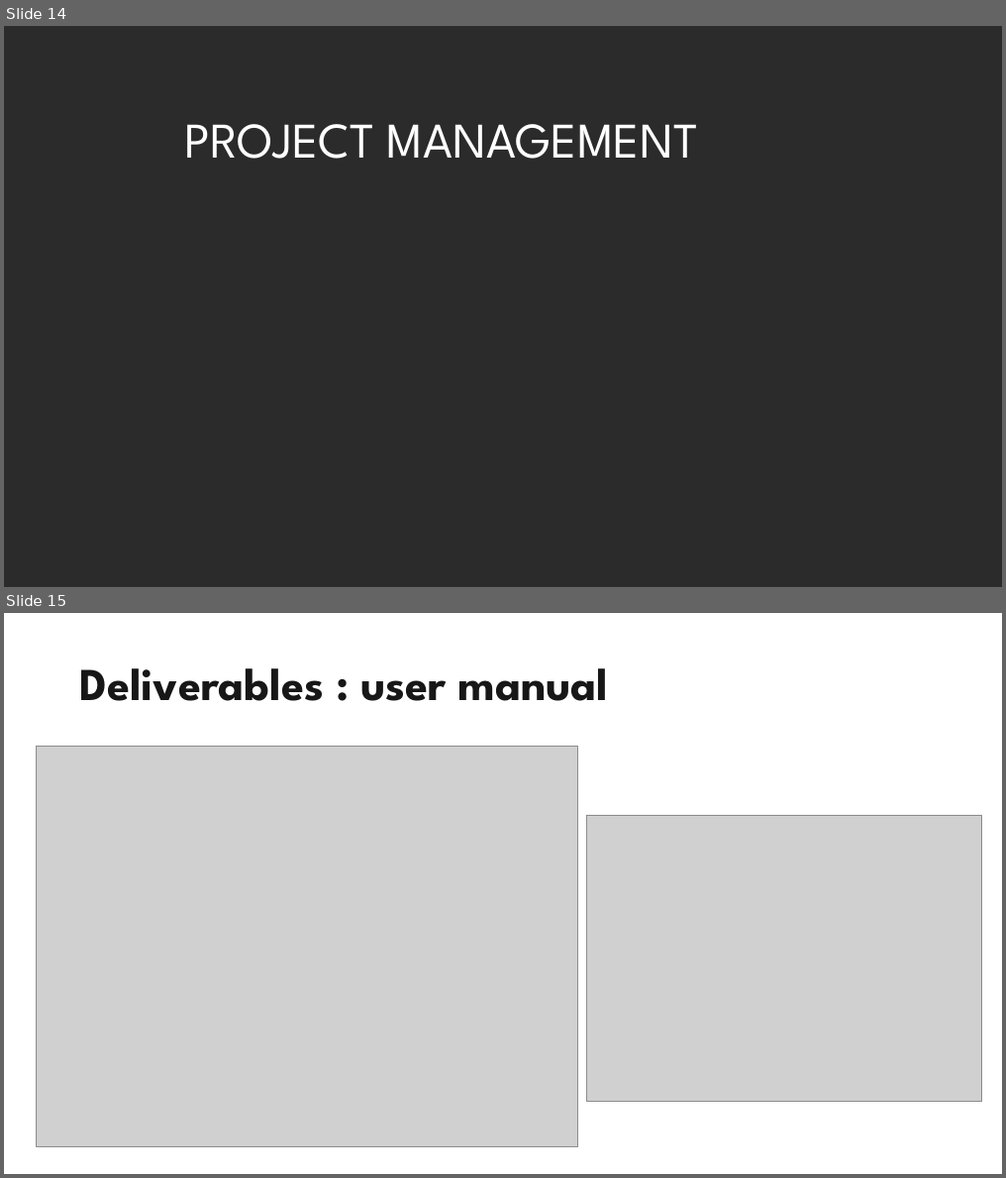
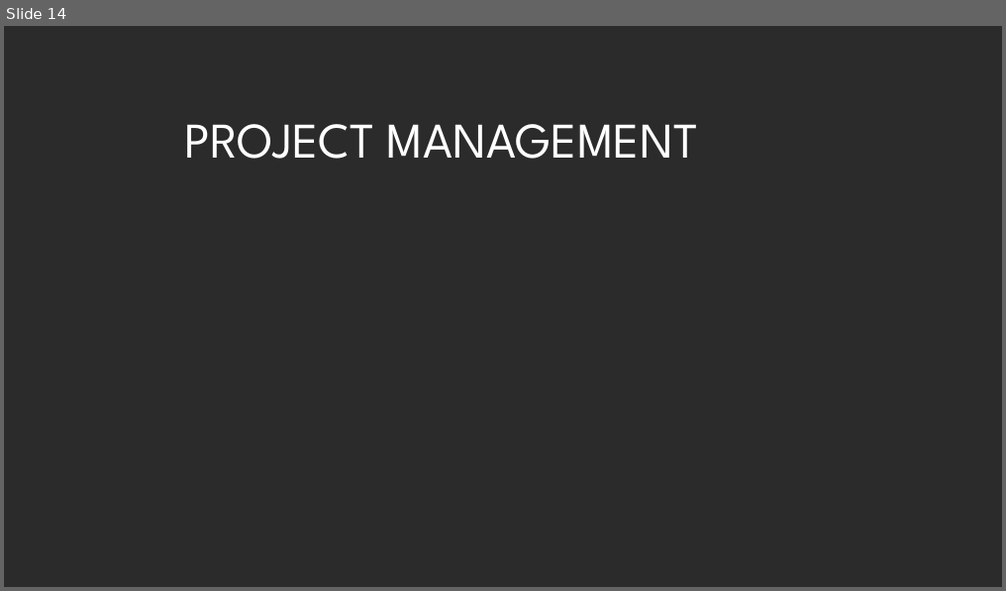
Before and after one commit to stef-ang/pointschool, a slide deck: dokumen/PointerSchool.pptx. Shown one above the other, each under a label of ours: slides 14 and 15 before the commit, slide 14 after it. The pictures are 1006x1178 and 1006x591 pixels, drawn with LibreOffice and Linux fonts; fonts in the diff are those of the drawing; grey boxes stand for pictures; background and template pictures are left out; a plain dark background stands for a picture behind light text. Boxes give left, top, right and bottom in pixels: in the first picture for what was removed or moved away, otherwise in the second. Text is boxed around its words. In the diff, an @@ line names an element or a change of style, - is before the commit and + after.

```diff
--- a/dokumen/PointerSchool.pptx
+++ b/dokumen/PointerSchool.pptx
@@ slide 15 removed at (4,613,1002,1174), background picture (left out) @@
@@ title removed at (80,668,608,701) @@
-Deliverables : user manual
@@ picture removed at (37,747,578,1147) @@
@@ picture removed at (586,815,982,1102) @@
```
Also in this commit, not shown: 4 slides added.
